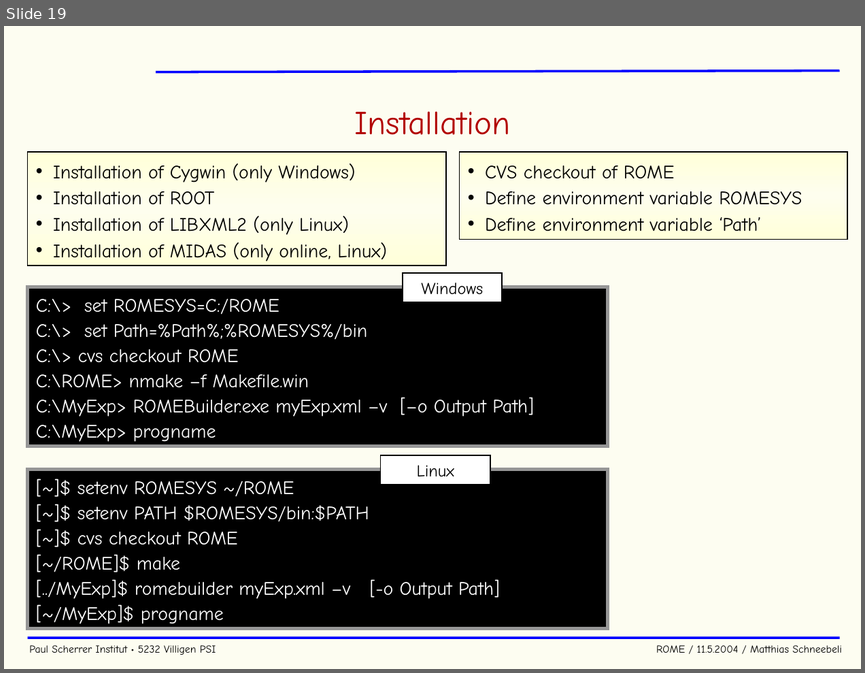
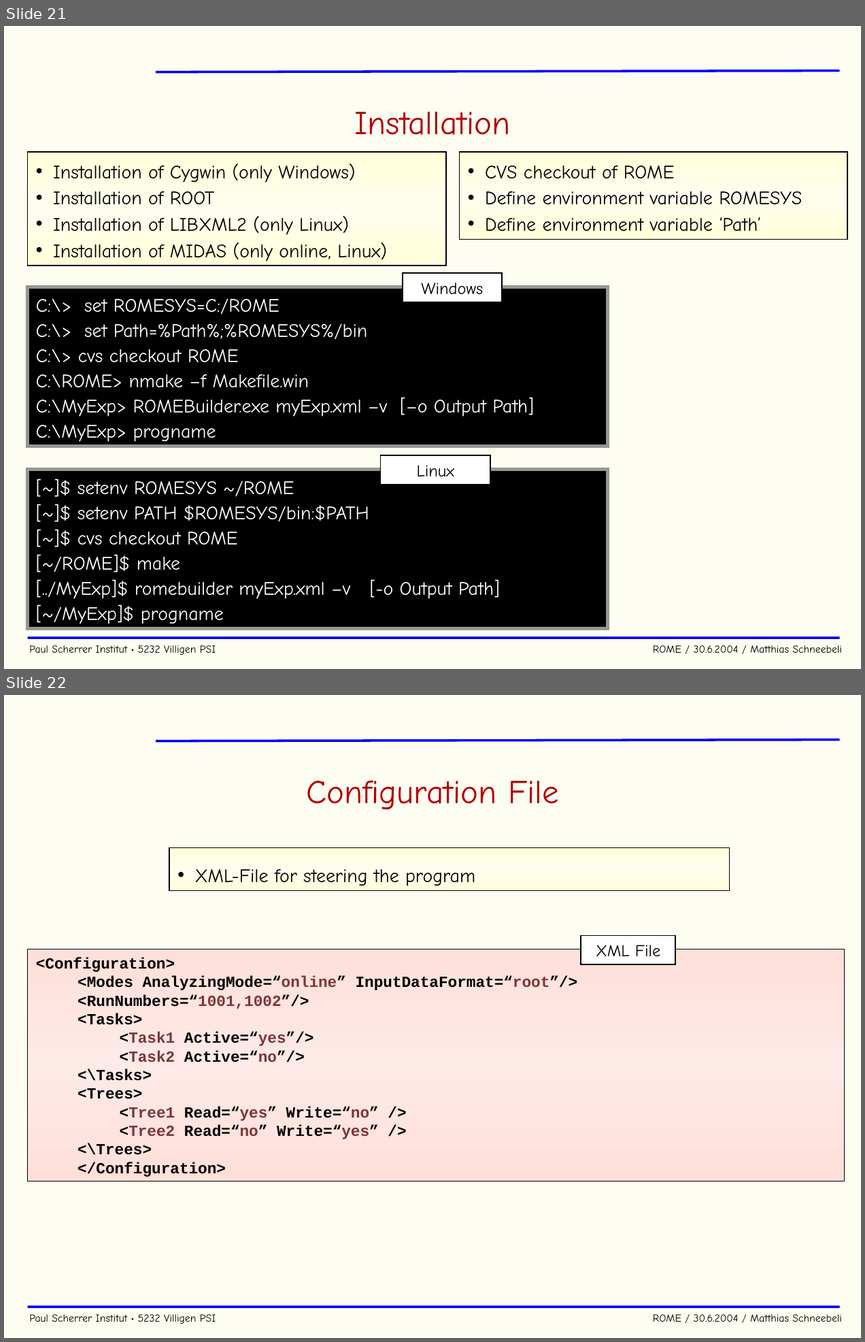
Before and after one commit to cjpl/rome, a slide deck: documentation/ROME.ppt. Shown one above the other, each under a label of ours: slide 19 before the commit, slides 21 and 22 after it. The pictures are 865x673 and 865x1342 pixels, drawn with LibreOffice and Linux fonts; fonts in the diff are those of the drawing; background and template pictures are left out. Boxes give left, top, right and bottom in pixels: in the first picture for what was removed or moved away, otherwise in the second. Text is boxed around its words. In the diff, an @@ line names an element or a change of style, - is before the commit and + after.

```diff
--- a/documentation/ROME.ppt
+++ b/documentation/ROME.ppt
@@ slide 22 added at (x1=4, y1=695, x2=861, y2=1338), background #FDFDF1; not listed: 3 template elements that a slide beside it also shows @@
@@ title added at (x1=306, y1=780, x2=559, y2=810), 28 pt, text #B20000 @@
+Configuration File
@@ rectangle added at (x1=169, y1=847, x2=730, y2=890), fill gradient #FFFFD9 to #FEFEEE, outline #000000 0.99 pt, 16 pt, text #000000 @@
+• XML-File for steering the program
@@ rectangle added at (x1=581, y1=936, x2=675, y2=965), fill #FFFFFF, outline #000000 0.99 pt, 14 pt, text #000000 @@
+XML File
@@ rectangle added at (x1=27, y1=949, x2=844, y2=1181), fill gradient #FFDFD9 to #FEEAE7, outline #000000 0.51 pt, 13 pt, text #000000, bold @@
+<Configuration>
+  <Modes AnalyzingMode=“online” InputDataFormat=“root”/>
+  <RunNumbers=“1001,1002”/>
+  <Tasks>
+    <Task1 Active=“yes”/>
+    <Task2 Active=“no”/>
+  <\Tasks>
+  <Trees>
+    <Tree1 Read=“yes” Write=“no” />
+    <Tree2 Read=“no” Write=“yes” />
+  <\Trees>
+</Configuration>
@@ what was slide 19 is now slide 21 @@
@@ slide 21 changed as well @@
@@ text at (x1=29, y1=645, x2=842, y2=654): text changed @@
-Paul Scherrer Institut • 5232 Villigen PSI ROME / 11.5.2004 / Matthias Schneebeli
+Paul Scherrer Institut • 5232 Villigen PSI ROME / 30.6.2004 / Matthias Schneebeli
```
Also in this commit, not shown: 28 other slides changed, 4 other slides added, 1 slide removed, 48 other files.
